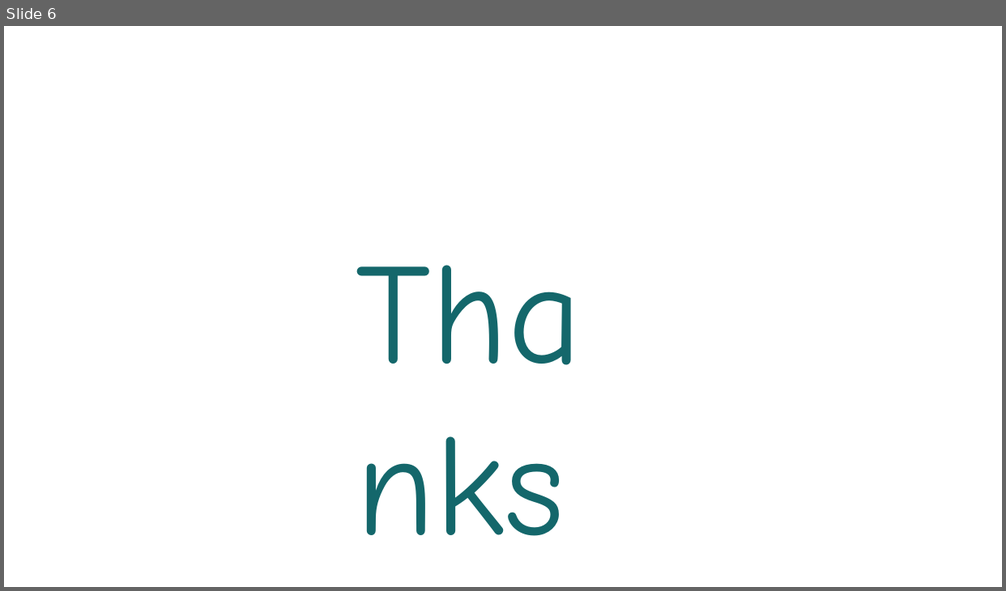
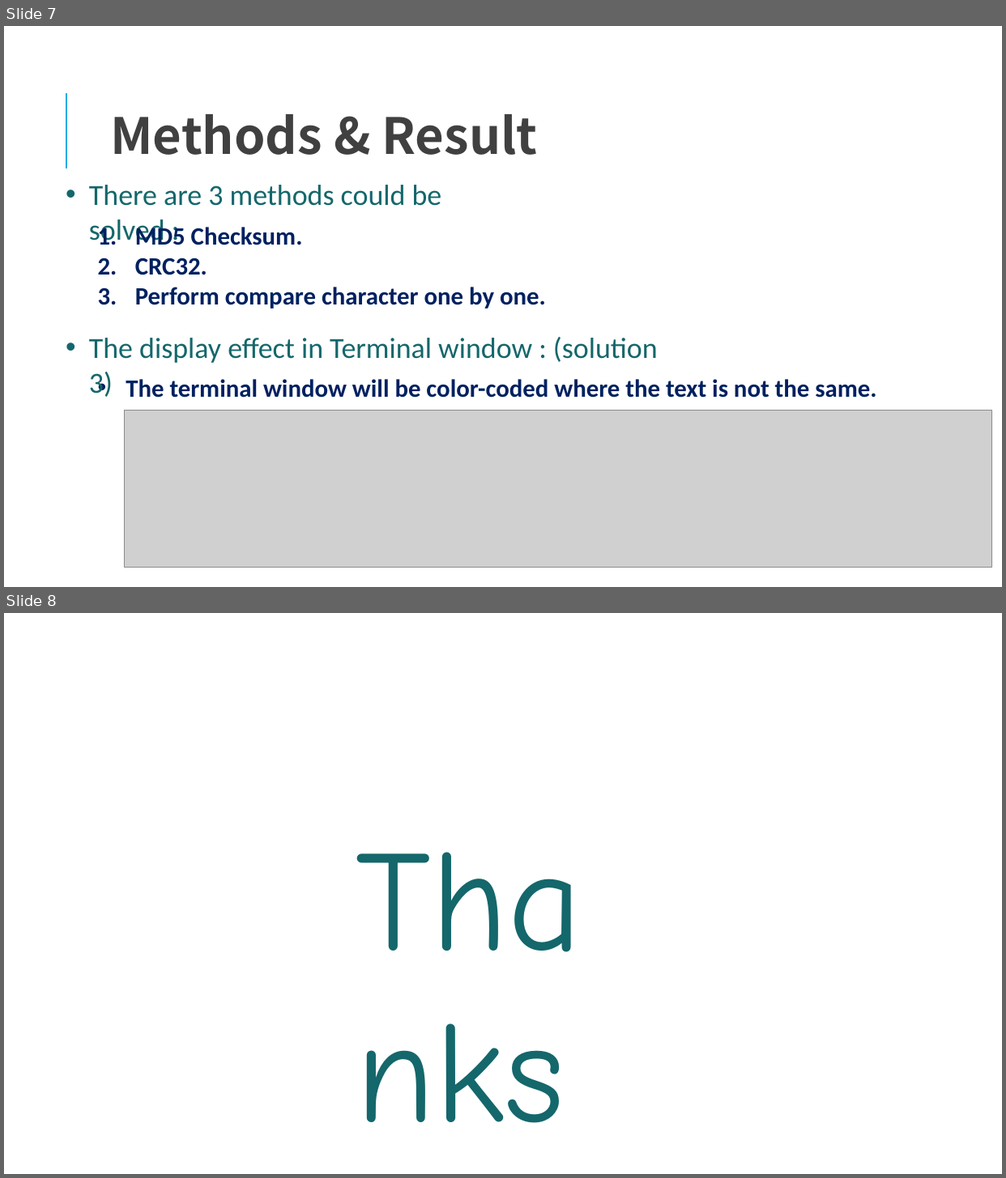
Before and after one commit to Chadliu0806/IR-System, a slide deck: IRSystem.pptx. Shown one above the other, each under a label of ours: slide 6 before the commit, slides 7 and 8 after it. The pictures are 1006x591 and 1006x1178 pixels, drawn with LibreOffice and Linux fonts; fonts in the diff are those of the drawing; grey boxes stand for pictures. Boxes give left, top, right and bottom in pixels: in the first picture for what was removed or moved away, otherwise in the second. Text is boxed around its words. In the diff, an @@ line names an element or a change of style, - is before the commit and + after.

Commit message:
1 by 1 character compare
Add extension function : 1 by 1 character compare

```diff
--- a/IRSystem.pptx
+++ b/IRSystem.pptx
@@ slide 7 added at <box>4,26,1002,587</box>, background #FFFFFF @@
@@ line added from (66, 169) to (66, 93), #1CADE4 1.5 pt @@
@@ text added at <box>110,114,538,155</box>, 48 pt, text pattern #808080 on #404040, bold @@
+Methods & Result
@@ text added at <box>89,185,442,245</box>, 28 pt, text #13676C @@
+• There are 3 methods could be solved :
@@ text added at <box>135,224,546,309</box>, 24 pt, text #002060, bold @@
+1. MD5 Checksum.
+2. CRC32.
+3. Perform compare character one by one.
@@ text added at <box>89,337,658,397</box>, 28 pt, text #13676C @@
+• The display effect in Terminal window : (solution 3)
@@ text added at <box>126,379,876,398</box>, 24 pt, text #002060, bold @@
+• The terminal window will be color-coded where the text is not the same.
@@ picture added at <box>125,411,992,568</box> @@
@@ what was slide 6 is now slide 8 @@
```
Also in this commit, not shown: 2 slides changed, 1 other slide added, 4 other files.
